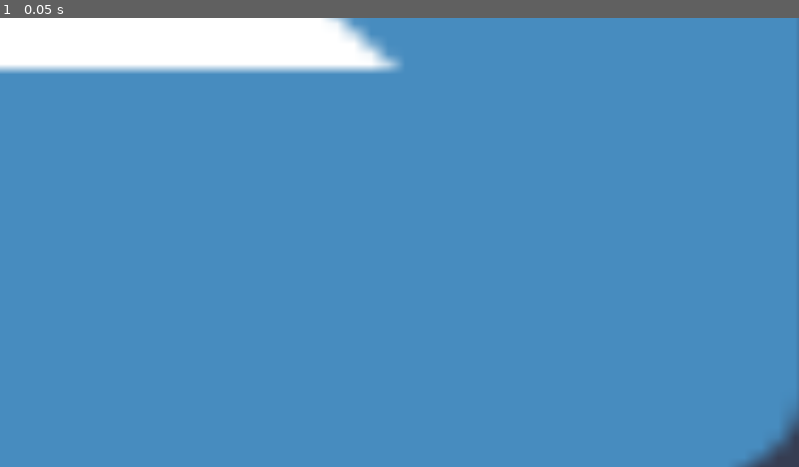
Above: before the commit, frame 1.
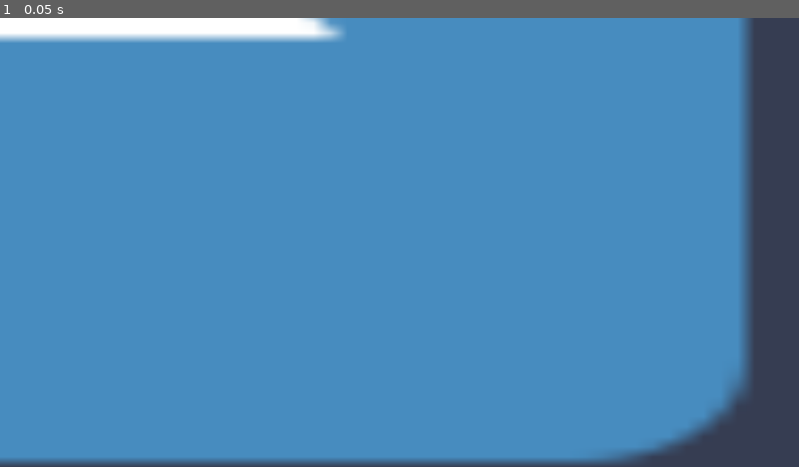
Above: after the commit, the same moment.

Repository: kaaztro/repositorio-KP
Game: Godot game, scene res://Cena Teste 2D.tscn
Two runs of this game, one before a commit and one after it. Both use one fixed random seed, a clock stepped at 60 frames per second and the inputs below. The project has no main scene, so this scene is started directly. The engine's default icon, where the game draws it, is replaced by a stand-in: a white triangle on a blue panel in a dark square.
Inputs:
- Up to frame 1 (0.05 s): no input

The runs differ from the first frame. In frame 1, 14% of the frame differs, in the area x 0-100%, y 0-100%.

Commit message:
Update Cena Teste 2D.tscn

Diff:
--- a/novo-projeto-teste-pedrones/Cena Teste 2D.tscn
+++ b/novo-projeto-teste-pedrones/Cena Teste 2D.tscn
@@ -5,6 +5,10 @@
 [node name="CenaTeste2d" type="Node2D"]
 
 [node name="Icon" type="Sprite2D" parent="."]
-position = Vector2(82.99994, 45)
 scale = Vector2(24.453123, 14.5625)
 texture = ExtResource("1_hxf3u")
+
+[node name="Icon2" type="Sprite2D" parent="."]
+position = Vector2(53.5, -645.5)
+scale = Vector2(16.757813, 9.1328125)
+texture = ExtResource("1_hxf3u")
